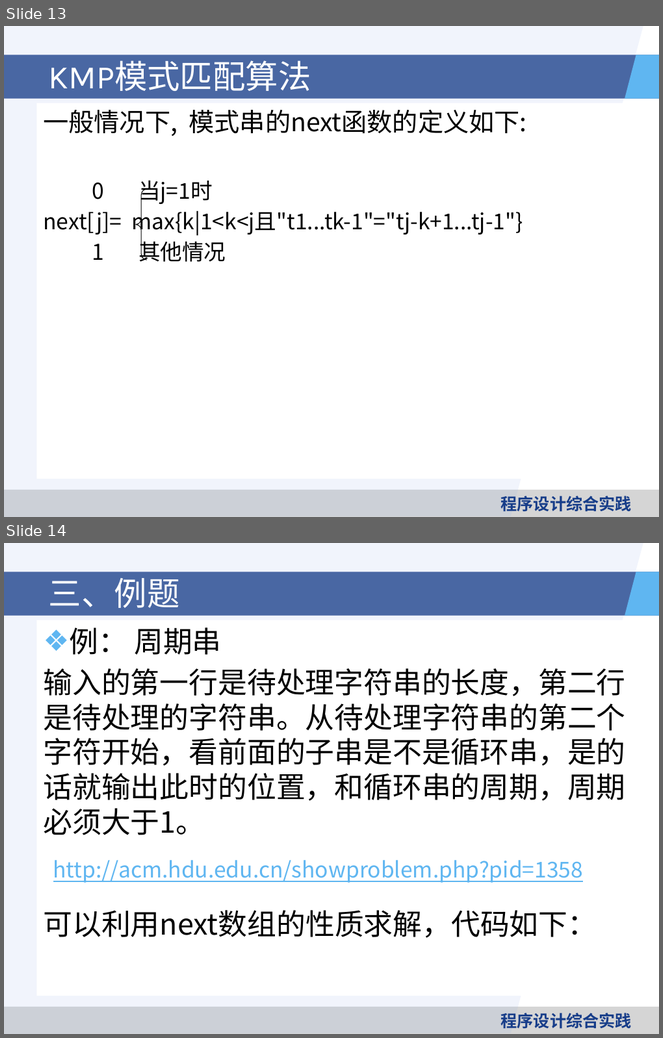
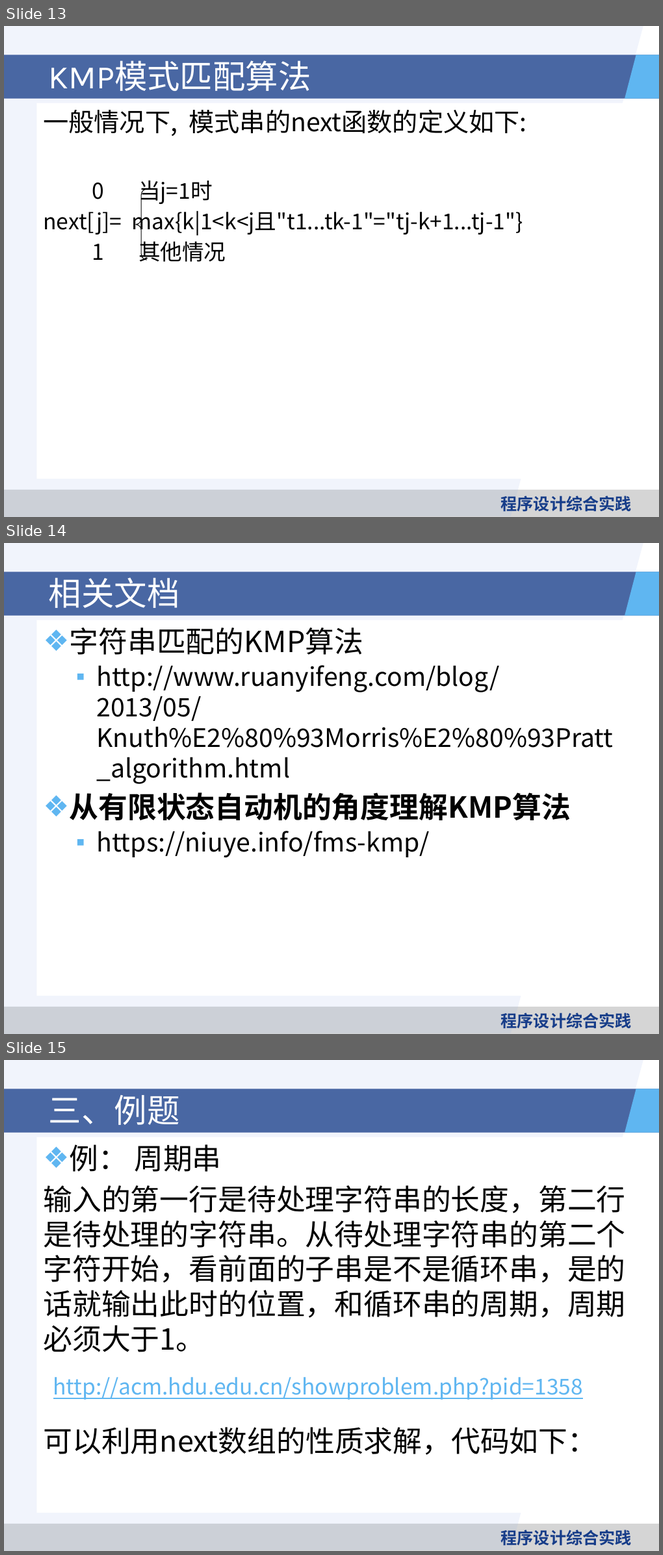
Before and after one commit to heyuantao/ProgrammingPracticeCourse, a slide deck: 课件/第四讲：字符串处理.pptx. Shown one above the other, each under a label of ours: slides 13 and 14 before the commit, slides 13, 14 and 15 after it. The pictures are 663x1038 and 663x1555 pixels, drawn with LibreOffice and Linux fonts; fonts in the diff are those of the drawing; background and template pictures are left out. Boxes give left, top, right and bottom in pixels: in the first picture for what was removed or moved away, otherwise in the second. Text is boxed around its words. In the diff, an @@ line names an element or a change of style, - is before the commit and + after.

Commit message:
new

```diff
--- a/课件/第四讲：字符串处理.pptx
+++ b/课件/第四讲：字符串处理.pptx
@@ slide 14 added at box(4, 543, 659, 1034), background #FFFFFF; not listed: 5 template elements that a slide beside it also shows @@
@@ title added at box(49, 577, 180, 608), 36 pt, text #FFFFFF @@
+相关文档
@@ text added at box(36, 620, 627, 997), fill #FFFFFF, 28 pt, text #000000 @@
+❖ 字符串匹配的KMP算法
+  ▪ http://www.ruanyifeng.com/blog/2013/05/Knuth%E2%80%93Morris%E2%80%93Pratt_algorithm.html
+❖ 从有限状态自动机的角度理解KMP算法
+  ▪ https://niuye.info/fms-kmp/
@@ what was slide 14 is now slide 15 @@
```
